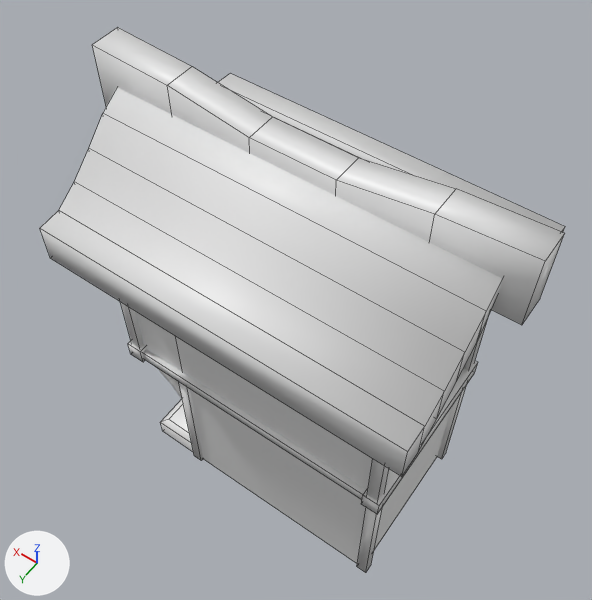
What one commit did to the FBX model Assets/Art/HouseSmall/HouseSmall.fbx.
Before and after are seen from a 50 mm camera at (-4.22, 6.78, 15.36) aimed at (0.73, -0.15, 4.46). The lights are fixed; the arrows at lower left show +X, +Y and +Z. The older version comes first. Mesh edges are drawn as thin lines on the coarser meshes. Where no turn or scale is listed for an object, it has been applied to the vertices.

Names of what the first picture shows: 'Cube', 'Cube.001', 'Cube.002', 'Doorstep.001', 'Frame.005', 'Frame.011', 'Frame.012' and 7 more.
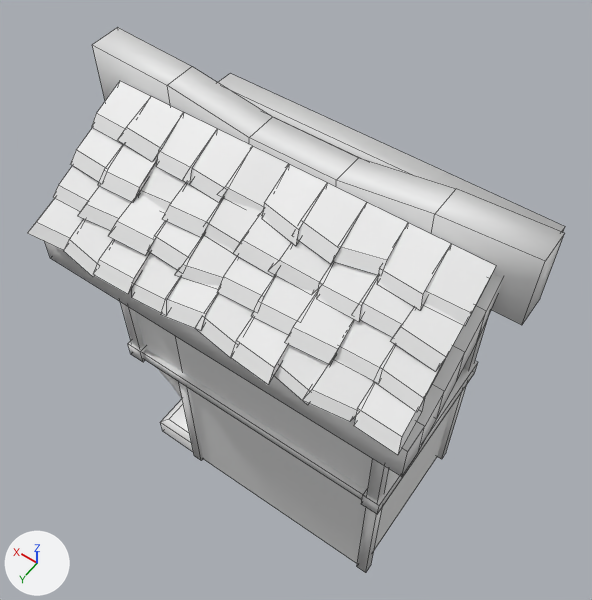
Pixel boxes (x1, y1, x2, y2) of what changed, in the pictures (592 x 600 px):
'Cube.003', added: after (27, 81, 496, 455)
'Cube.001', unchanged, covered by the edit: before (40, 74, 565, 476); after (44, 74, 565, 476)

What the commit changed:
Mesh me_cube_023 is new.
It has 320 vertices, 240 faces and spans x -5.81..0.4, y -0.22..1.99, z -1.26..0.21.
Object 'Cube.003' (ob_cube_003) is new; it shows me_cube_023.
Its location is (3.24, 0.5, 7.75).
